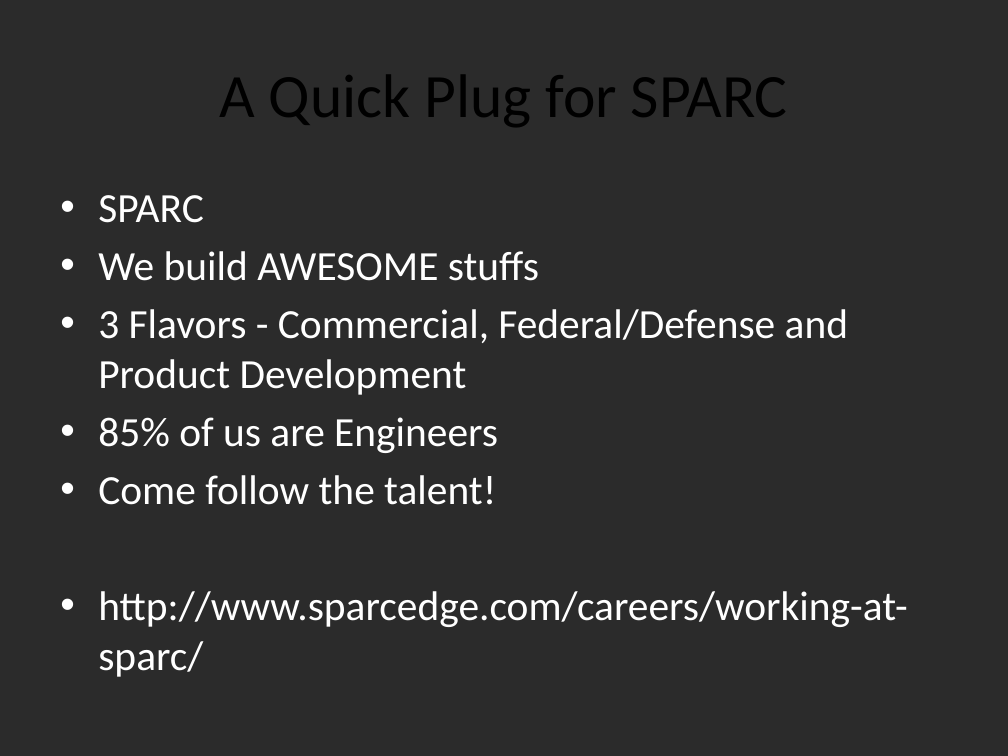
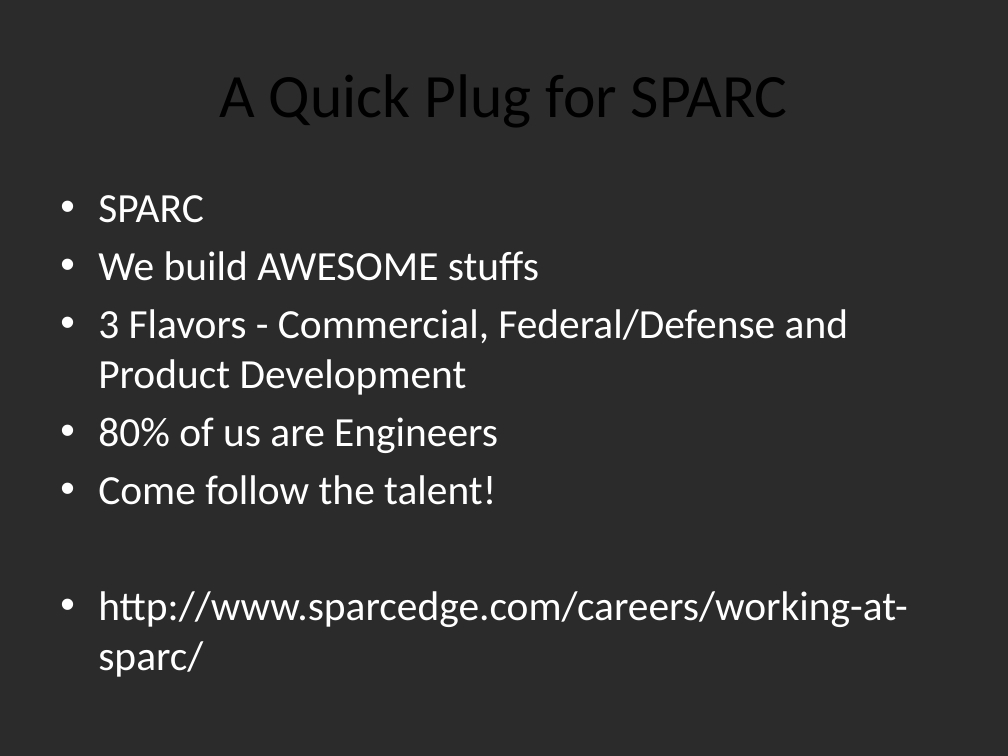
Before and after one commit to dayelostraco/SuperHappyDevDay, a slide deck: slide 49 of SHDD Mobile Presentation.pptx. Drawn at 1008x756 pixels with LibreOffice and Linux fonts; fonts in the diff are those of the drawing; background and template pictures are left out; a plain dark background stands for a picture behind light text. Boxes give left, top, right and bottom in pixels: in the first picture for what was removed or moved away, otherwise in the second. Text is boxed around its words. In the diff, an @@ line names an element or a change of style, - is before the commit and + after.

```diff
--- a/SHDD Mobile Presentation.pptx
+++ b/SHDD Mobile Presentation.pptx
@@ text at (x1=98, y1=417, x2=498, y2=453): text changed @@
-• 85% of us are Engineers
+• 80% of us are Engineers
```
Also in this commit, not shown: 2 other slides changed.
